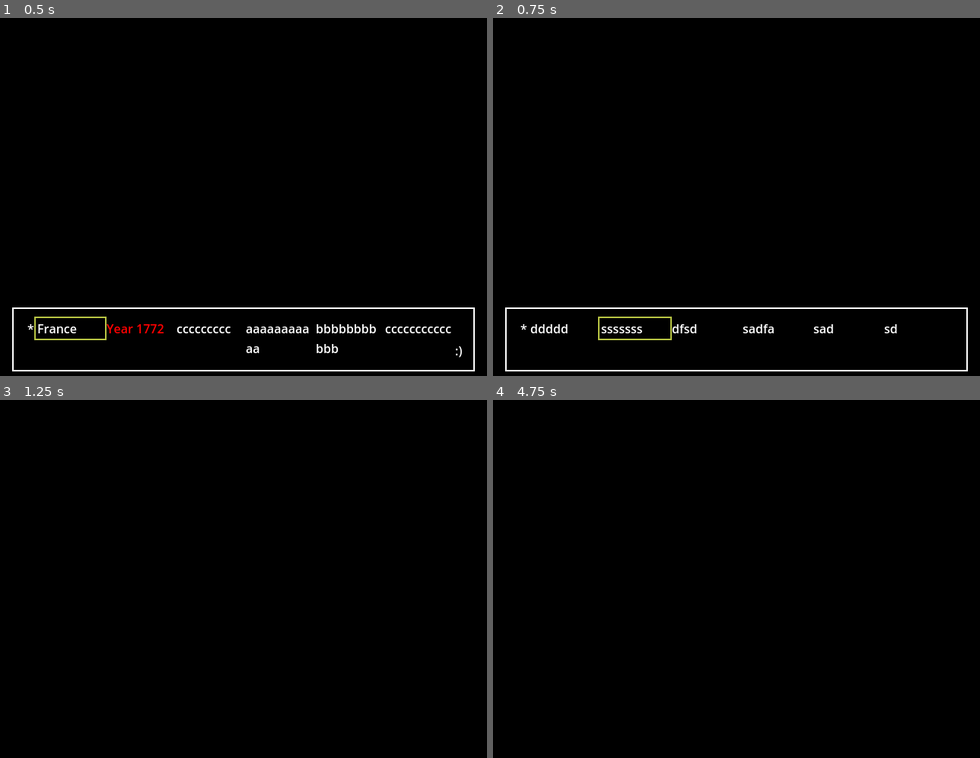
Above: before the commit, frames 1-4 (two rows, left to right).
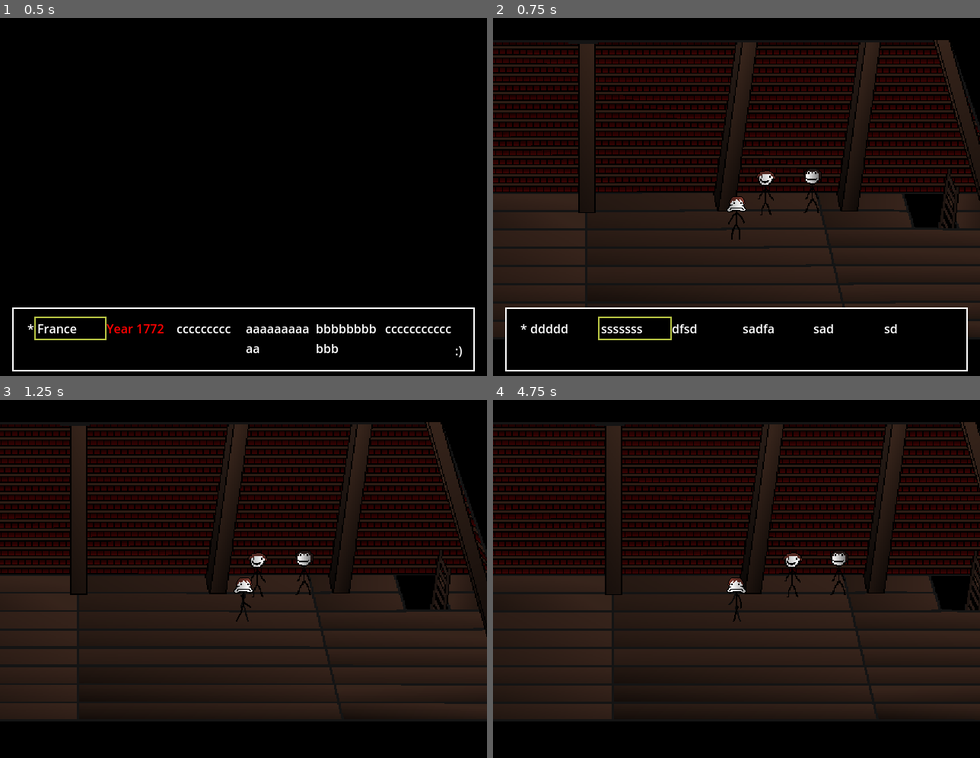
Above: after the commit, the same moments.

Repository: Jupyyter/I-am-hungry-and-my-name-is-Hadarag-Gabriel
Game: Godot game, scene res://scenes/intro.tscn
Same seed, same stepped clock (60 frames per second), same inputs: the game is played once before the commit and once after it.
Inputs:
- Up to frame 1 (0.5 s): no input
- Up to frame 2 (0.75 s): tap Enter (ui_accept) at 0.5, 0.6 s; hold Right (ui_right) from 0.53 s (still down)
- Up to frame 3 (1.25 s): keep holding Right (ui_right); tap Enter (ui_accept) at 0.77, 1.07 s
- Up to frame 4 (4.75 s): release Right (ui_right) at 1.28 s; hold Down (ui_down) 1.28-2.03 s; tap Enter (ui_accept) at 1.35, 1.52, 1.82, 2.1, 2.85, 3.02, 3.32, 3.6, 3.77, 4.07, 4.35, 4.52 s; hold Right (ui_right) 2.03-2.78 s; hold Up (ui_up) 2.78-3.53 s; hold Left (ui_left) from 3.53 s (still down)

Frame 1 is identical in both runs. In frame 2, 55% of the frame differs, in the area x 0-100%, y 6-90%; in frame 3, 61%; in frame 4, 62%.

Commit message:
sad

Diff:
--- a/scenes/lvl1.tscn
+++ b/scenes/lvl1.tscn
@@ -12,17 +12,17 @@
 [sub_resource type="RectangleShape2D" id="RectangleShape2D_vask0"]
 size = Vector2(117, 56)
 
+[sub_resource type="RectangleShape2D" id="RectangleShape2D_kfpsw"]
+size = Vector2(7.3334, 4.66666)
+
 [sub_resource type="RectangleShape2D" id="RectangleShape2D_c1g2y"]
 size = Vector2(26, 20.6667)
 
+[sub_resource type="RectangleShape2D" id="RectangleShape2D_yxsvc"]
+size = Vector2(21.5, 7)
+
 [sub_resource type="RectangleShape2D" id="RectangleShape2D_pgte5"]
 size = Vector2(30, 20.6667)
-
-[sub_resource type="RectangleShape2D" id="RectangleShape2D_kfpsw"]
-size = Vector2(7.3334, 4.66666)
-
-[sub_resource type="RectangleShape2D" id="RectangleShape2D_yxsvc"]
-size = Vector2(21.5, 7)
 
 [node name="lvl1" type="Node2D"]
 z_as_relative = false
@@ -59,31 +59,49 @@
 [node name="CollisionShape2D" type="CollisionShape2D" parent="StaticBody2D/Attic/ladder"]
 shape = SubResource("RectangleShape2D_vask0")
 
-[node name="salami2" type="Area2D" parent="StaticBody2D/Attic"]
+[node name="salami" type="StaticBody2D" parent="StaticBody2D/Attic"]
+y_sort_enabled = true
+position = Vector2(38.6667, 0)
+
+[node name="salamiRectangle" type="CollisionShape2D" parent="StaticBody2D/Attic/salami"]
+z_index = 1
+position = Vector2(-21.6667, 20)
+shape = SubResource("RectangleShape2D_kfpsw")
+
+[node name="salamiArea" type="Area2D" parent="StaticBody2D/Attic/salami"]
 z_index = 1
 y_sort_enabled = true
-position = Vector2(10.6667, 2)
+position = Vector2(-28, 2)
 
-[node name="salami" type="Sprite2D" parent="StaticBody2D/Attic/salami2"]
+[node name="salami" type="Sprite2D" parent="StaticBody2D/Attic/salami/salamiArea"]
 position = Vector2(5.33331, 20)
 texture = ExtResource("5_eq3v8")
 offset = Vector2(0, -20)
 
-[node name="CollisionShape2D" type="CollisionShape2D" parent="StaticBody2D/Attic/salami2"]
+[node name="CollisionShape2D" type="CollisionShape2D" parent="StaticBody2D/Attic/salami/salamiArea"]
 position = Vector2(1.66663, 15.3333)
 shape = SubResource("RectangleShape2D_c1g2y")
 
-[node name="miguel2" type="Area2D" parent="StaticBody2D/Attic"]
+[node name="miguel" type="StaticBody2D" parent="StaticBody2D/Attic"]
+y_sort_enabled = true
+
+[node name="miguelRectange" type="CollisionShape2D" parent="StaticBody2D/Attic/miguel"]
+z_index = 1
+position = Vector2(56, 20)
+scale = Vector2(0.666667, 0.666667)
+shape = SubResource("RectangleShape2D_yxsvc")
+
+[node name="miguelArea" type="Area2D" parent="StaticBody2D/Attic/miguel"]
 z_index = 1
 y_sort_enabled = true
 position = Vector2(38.6667, 0)
 
-[node name="miguel" type="Sprite2D" parent="StaticBody2D/Attic/miguel2"]
+[node name="miguel" type="Sprite2D" parent="StaticBody2D/Attic/miguel/miguelArea"]
 position = Vector2(18, 20)
 texture = ExtResource("6_x51go")
 offset = Vector2(0, -20)
 
-[node name="CollisionShape2D" type="CollisionShape2D" parent="StaticBody2D/Attic/miguel2"]
+[node name="CollisionShape2D" type="CollisionShape2D" parent="StaticBody2D/Attic/miguel/miguelArea"]
 position = Vector2(17.6666, 17)
 shape = SubResource("RectangleShape2D_pgte5")
 
@@ -92,17 +110,6 @@
 z_index = 2
 position = Vector2(567, 69)
 polygon = PackedVector2Array(-564, 322, 646, 318, 605, 235, 589, 235, 575, 213, 577, 213, 554, 134, 518, 134, 536, 180, …(365 unchanged characters)…
-
-[node name="salamiRectangle" type="CollisionShape2D" parent="StaticBody2D"]
-z_index = 1
-position = Vector2(845.5, 226)
-scale = Vector2(1.5, 1.5)
-shape = SubResource("RectangleShape2D_kfpsw")
-
-[node name="miguelRectange" type="CollisionShape2D" parent="StaticBody2D"]
-z_index = 1
-position = Vector2(904, 225.5)
-shape = SubResource("RectangleShape2D_yxsvc")
 
 [node name="player" parent="." instance=ExtResource("2_r1w16")]
 position = Vector2(805, 261)
@@ -117,7 +124,7 @@
 
 [connection signal="body_entered" from="StaticBody2D/Attic/ladder" to="." method="_on_ladder_body_entered"]
 [connection signal="body_exited" from="StaticBody2D/Attic/ladder" to="." method="_on_ladder_body_exited"]
-[connection signal="body_entered" from="StaticBody2D/Attic/salami2" to="." method="_on_salami_2_body_entered"]
-[connection signal="body_exited" from="StaticBody2D/Attic/salami2" to="." method="_on_salami_2_body_exited"]
-[connection signal="body_entered" from="StaticBody2D/Attic/miguel2" to="." method="_on_miguel_2_body_entered"]
-[connection signal="body_exited" from="StaticBody2D/Attic/miguel2" to="." method="_on_miguel_2_body_exited"]
+[connection signal="body_entered" from="StaticBody2D/Attic/salami/salamiArea" to="." method="_on_salami_2_body_entered"]
+[connection signal="body_exited" from="StaticBody2D/Attic/salami/salamiArea" to="." method="_on_salami_2_body_exited"]
+[connection signal="body_entered" from="StaticBody2D/Attic/miguel/miguelArea" to="." method="_on_miguel_2_body_entered"]
+[connection signal="body_exited" from="StaticBody2D/Attic/miguel/miguelArea" to="." method="_on_miguel_2_body_exited"]
--- a/scripts/lvl1.gd
+++ b/scripts/lvl1.gd
@@ -22,31 +22,23 @@
 			player.inConversation=true
 			match salamiConv:
 				0:
-					text_box.queue_questionResponse("hi, i'm your brother, Salami-red
-					aaaaaaaaa
-					bbbbbbbbb
-					ccccccccccc
-					dddddddddd")
+					text_box.queue_text("hi, i'm your brother, Salami-red
+					do you need anything?")
 					salamiConv+=1
 				1:
+					text_box.queue_questionResponse("I'm hungry
+					Hi, Im Gabriel, and i wish to inform you that I'm hungry")
+					salamiConv+=1
+				2:
 					if textBox.current_state==text_box.State.ready:
 						if text_box.IndexChosen==0:
-							text_box.queue_text("you chose hi, i'm your brother, Salami-red")
+							text_box.queue_text("Yea, I'm hungry too")
 							player.inConversation=false
 						elif text_box.IndexChosen==1:
-							text_box.queue_text("you chose aaaaaaaaaa")
-							player.inConversation=false
-						elif text_box.IndexChosen==2:
-							text_box.queue_text("you chose bbbbbb")
-							player.inConversation=false
-						elif text_box.IndexChosen==3:
-							text_box.queue_text("you chose cccccccc")
-							player.inConversation=false
-						elif text_box.IndexChosen==4:
-							text_box.queue_text("you chose ddddddd")
+							text_box.queue_text("skill issue")
 							player.inConversation=false
 						salamiConv+=1
-				2:
+				3:
 					text_box.queue_text("saddsadsadsadsa
 					sadadsdsa")
 					salamiConv+=1
--- a/scripts/textBox.gd
+++ b/scripts/textBox.gd
@@ -73,10 +73,11 @@
 					currentStateList2[LabelList2.find(lbl)] = State.newText
 					current_state= State.newText
 					if text_queue.is_empty():
+						print("aaaaaaa")
 						#DELETE ALL THE CHILDREN DIEDIEDIEDIEDIE
 						#GABRIEL EATING MY MEMORY HAHAHAHAHAHAHAHAAHAHAHAHAHAHAHAAHAHAHAHAHAHAAHAHA
 						hide_textbox()
-
+						endOfConversation=true
 						chooseMode=false
 
 
@@ -124,6 +125,7 @@
 	#basically makes the text tween instead of spawning
 	lbl.visible_ratio = 0
 	currentStateList[LabelList.find(lbl)]  = State.reading
+	current_state=State.reading
 	currentStateList2=currentStateList.duplicate()
 	tween = create_tween()
 	tween.tween_property(lbl, "visible_ratio", 1, CHAR_READ_RATE)
@@ -144,8 +146,10 @@
 func finishedTweening()->void:  #connedcted with tween's finished signal
 	end_symbol.text = ":)"
 	for lbl in LabelList2:
-		currentStateList[LabelList.find(lbl)] = State.finished
-		currentStateList2[LabelList2.find(lbl)] = State.finished
+		if current_state!=State.newText: # this is "if" absolutely needed in case a label finished tweening but the others don't and you press "ui_accept"
+			currentStateList[LabelList.find(lbl)] = State.finished
+			currentStateList2[LabelList2.find(lbl)] = State.finished
+			current_state=State.finished
 
 #character speaking or something
 func enableImage()->void:
@@ -237,13 +241,14 @@
 	currentStateList2.clear()
 	LabelList2.clear()
 
+#creates 1 label and queues queue_texts based on the number of lines
 func createConvPage(next_text:String)->void:
 	var lines:PackedStringArray = next_text.split("\n")
 	resetLabels()
 	initializeNewLabel()
 	for line in lines:
 		text_queue.push_back(line)
-
+#creates n labels and n queue _texts based on tbe number of lines and
 func createQuestionPage(next_text:String)->void:
 	resetLabels()
 	IndexChosen=0
